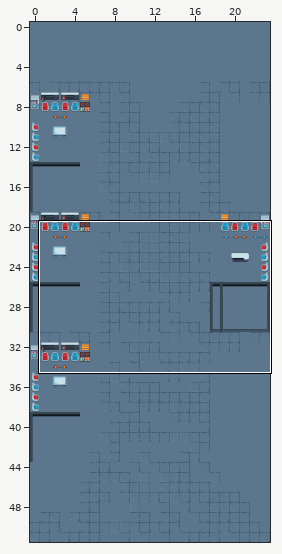
Tiled map (JSON) -- Medical-Museum.tmj. The picture above shows the old version from afar; the outline marks the close-up.
Close-up. Before the commit:
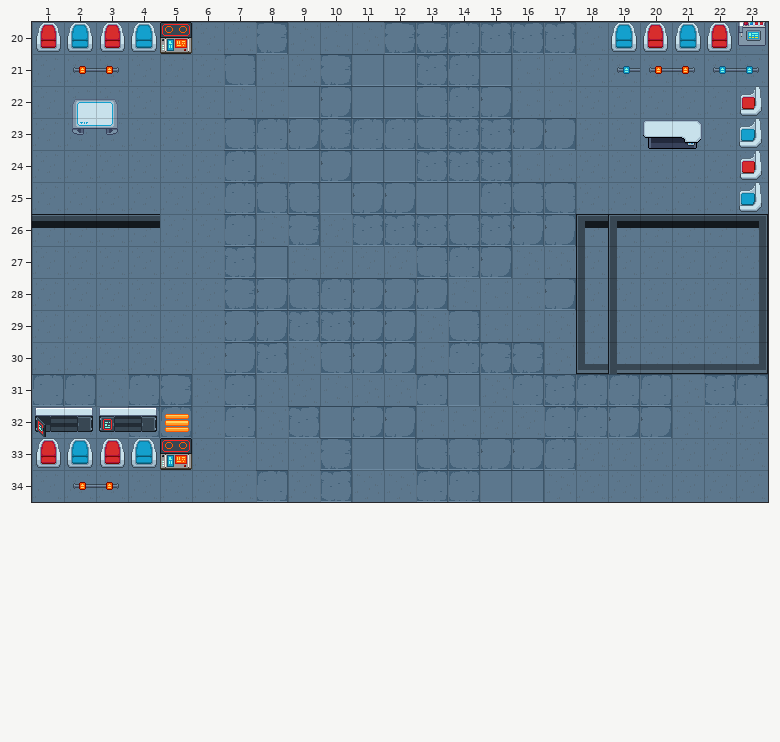
Cells are 32x32 px. Shown: x 1..23, y 20..34. Not drawn, because the pictures are missing: unchanged layer "walls/walls1".
The result:
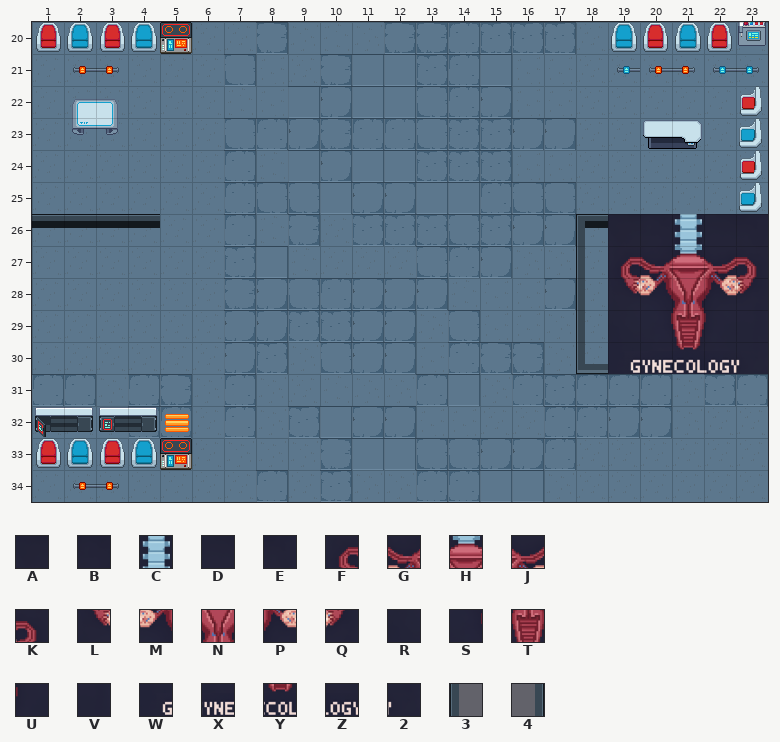
Key: from "Gynecology": A 0, B 1, C 2, D 3, E 4, F 5, G 6, H 7, J 8, K 9, L 10, M 11, N 12, P 13, Q 14, R 15, S 16, T 17, U 18, V 19, W 20, X 21, Y 22, Z 23, 2 24; from "Medical Museum": 3 130, 4 130 turned 180.
_ is an empty cell.
Change:
Layer "furniture/furniture1":
There is now tile 2 in row 30 at x 23.
There is now tile A in row 26 at x 19.
There is now tile B in row 26 at x 20.
There is now tile C in row 26 at x 21.
There is now tile D in row 26 at x 22.
There is now tile E in row 26 at x 23.
There is now tile F in row 27 at x 19.
There is now tile G in row 27 at x 20.
There is now tile H in row 27 at x 21.
There is now tile J in row 27 at x 22.
There is now tile K in row 27 at x 23.
There is now tile L in row 28 at x 19.
There is now tile M in row 28 at x 20.
There is now tile N in row 28 at x 21.
There is now tile P in row 28 at x 22.
There is now tile Q in row 28 at x 23.
There is now tile R in row 29 at x 19.
There is now tile S in row 29 at x 20.
There is now tile T in row 29 at x 21.
There is now tile U in row 29 at x 22.
There is now tile V in row 29 at x 23.
There is now tile W in row 30 at x 19.
There is now tile X in row 30 at x 20.
There is now tile Y in row 30 at x 21.
There is now tile Z in row 30 at x 22.
Layer "furniture/furniture3":
Tile 3 is removed in rows 27 to 30 at x 19.
Tile 4 is removed in rows 27 to 29 at x 23.
Where, in picture pixels (left, top, right, bottom), the same in both close-ups:
changed: (608, 214, 768, 374)
